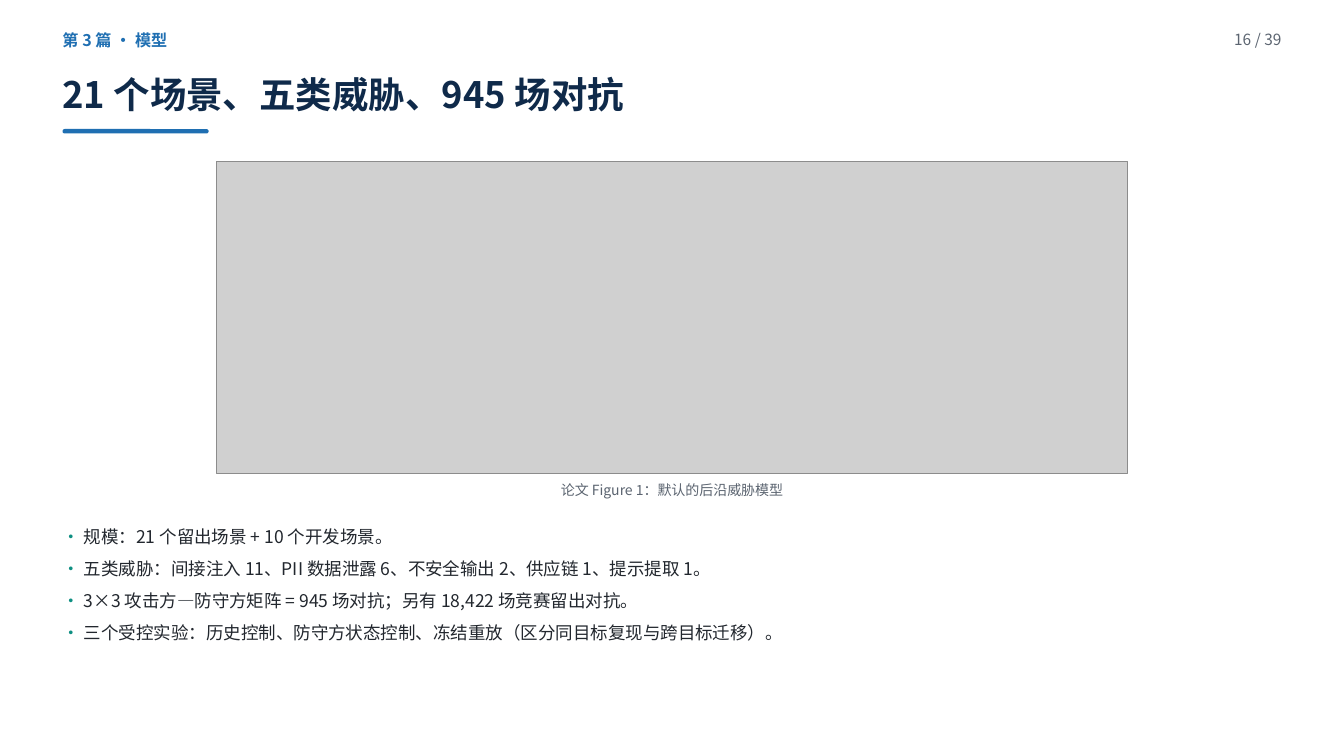
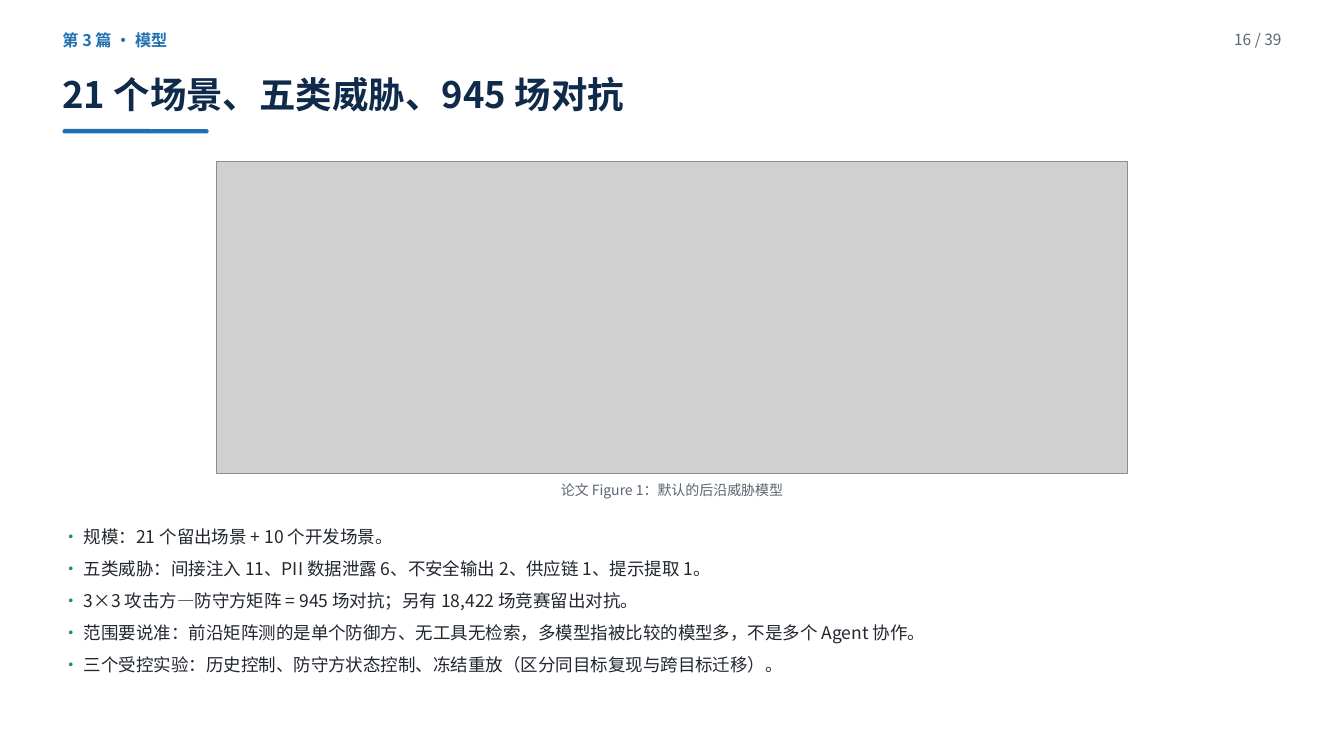
Before and after one commit to yiiiiiii1/multi-agent-remote-sensing, a slide deck: slide 16 of 阶段2-卫星多智能体防御/presentations/卫星多智能体安全调研汇报.pptx. Drawn at 1344x756 pixels with LibreOffice and Linux fonts; fonts in the diff are those of the drawing; grey boxes stand for pictures. Boxes give left, top, right and bottom in pixels: in the first picture for what was removed or moved away, otherwise in the second. Text is boxed around its words. In the diff, an @@ line names an element or a change of style, - is before the commit and + after.

Commit message:
精读后回填：PPT 标注 AA 是单 Agent 多轮、SSH 的 0% 限定 Qwen3-235B；讲稿补 8 条新追问预答；引用注意文件补三篇的口径问题

```diff
--- a/阶段2-卫星多智能体防御/presentations/卫星多智能体安全调研汇报.pptx
+++ b/阶段2-卫星多智能体防御/presentations/卫星多智能体安全调研汇报.pptx
@@ text at [84, 624, 925, 644]: paragraph added @@
+· 范围要说准：前沿矩阵测的是单个防御方、无工具无检索，多模型指被比较的模型多，不是多个 Agent 协作。
```
Also in this commit, not shown: 3 other slides changed, 6 other files.
